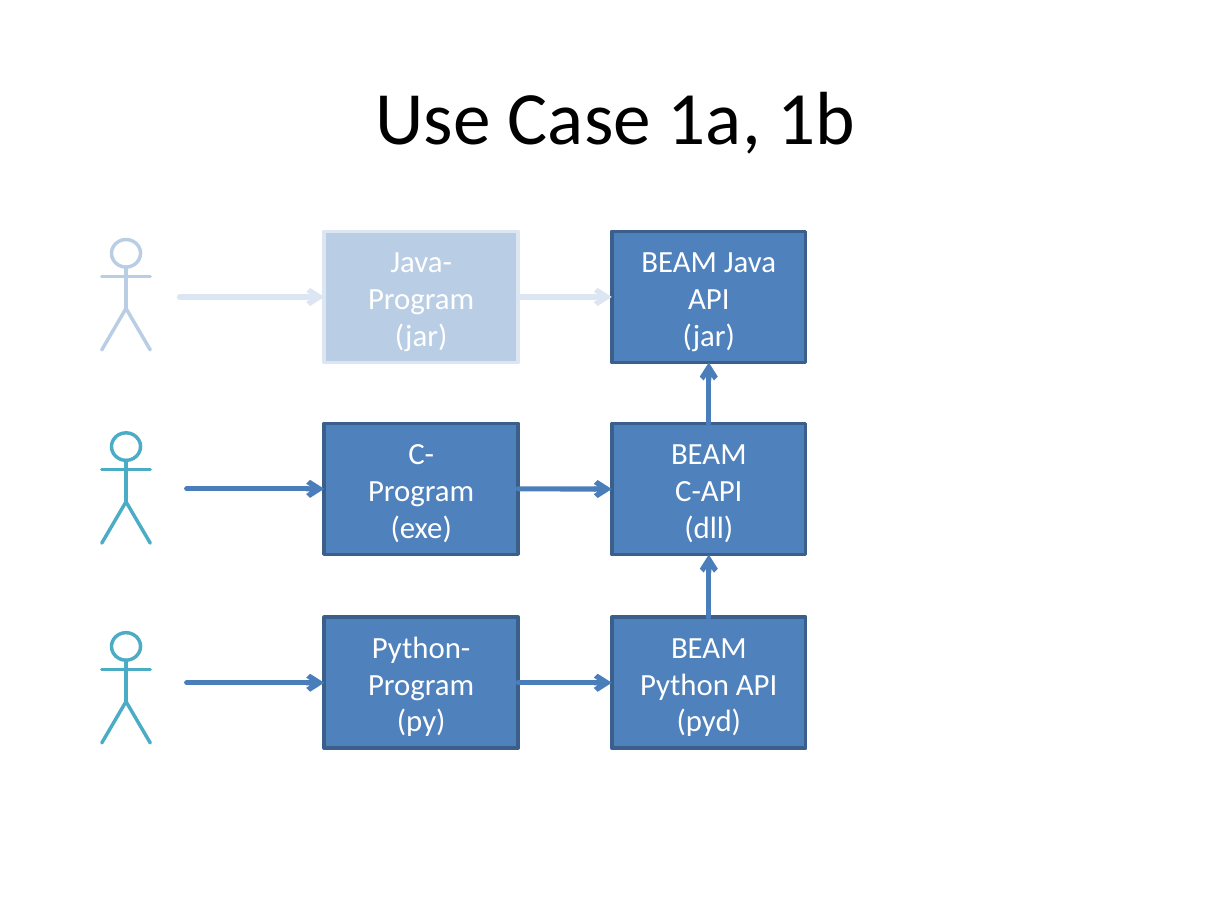
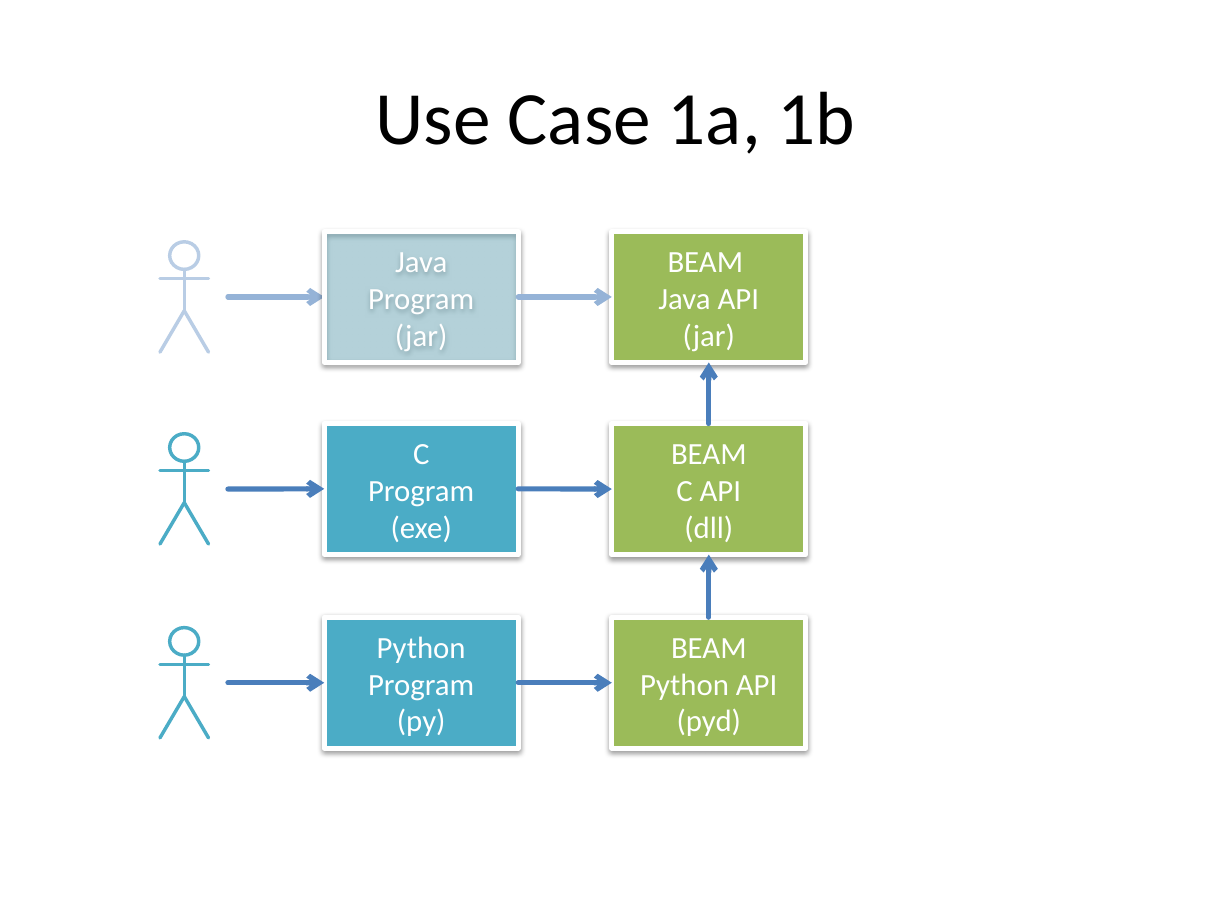
Before and after one commit to bcdev/beam-extapi, a slide deck: slide 3 of docs/beam-extapi.pptx. Drawn at 1232x924 pixels with LibreOffice and Linux fonts; fonts in the diff are those of the drawing. Boxes give left, top, right and bottom in pixels: in the first picture for what was removed or moved away, otherwise in the second. Text is boxed around its words. In the diff, an @@ line names an element or a change of style, - is before the commit and + after.

```diff
--- a/docs/beam-extapi.pptx
+++ b/docs/beam-extapi.pptx
@@ rectangle "Java Program" at (x1=324, y1=232, x2=517, y2=362): fill #B9CDE5 to #4BACC6 at 30% opacity; outline #DCE6F2 2 pt to #FFFFFF 3 pt; shadow on @@
@@ text in rectangle at (x1=368, y1=252, x2=474, y2=314): text changed @@
-Java-
-Program
+Java
+Program
@@ line moved from (126, 267) - (126, 308) to (185, 270) - (185, 310) @@
@@ arrow moved from (180, 297) - (324, 297) to (228, 297) - (324, 297) @@
@@ arrow (228, 297) - (324, 297): stroke #DCE6F2 3 pt to #95B3D7 3 pt @@
@@ arrow (519, 297) - (612, 297): stroke #DCE6F2 3 pt to #95B3D7 3 pt @@
@@ rectangle "C Program" at (x1=324, y1=424, x2=517, y2=554): fill #4F81BD to #4BACC6; outline #3A5F8C 2 pt to #FFFFFF 3 pt; shadow on @@
@@ text in rectangle at (x1=368, y1=444, x2=474, y2=507): text changed @@
-C-
-Program
+C
+Program
@@ text in rectangle at (x1=671, y1=444, x2=747, y2=501): text changed @@
-BEAM
-C-API
+BEAM
+C API
@@ 7 lines, 2 ellipses moved together from (x1=102, y1=239, x2=150, y2=543) to (x1=160, y1=241, x2=208, y2=545) @@
@@ arrow moved from (187, 489) - (324, 489) to (228, 489) - (324, 489) @@
@@ rectangle "Python Program" at (x1=324, y1=617, x2=517, y2=748): fill #4F81BD to #4BACC6; outline #3A5F8C 2 pt to #FFFFFF 3 pt; shadow on @@
@@ fill #4F81BD to #9BBB59; outline #3A5F8C 2 pt to #FFFFFF 3 pt; shadow on in 3 elements at (x1=612, y1=424, x2=806, y2=554), (x1=612, y1=232, x2=806, y2=362), (x1=612, y1=617, x2=806, y2=748) @@
@@ text in rectangle at (x1=368, y1=636, x2=474, y2=701): text changed @@
-Python-Program
+Python
+Program
@@ arrow moved from (187, 683) - (324, 683) to (228, 683) - (324, 683) @@
@@ 4 lines, 1 ellipse moved together from (x1=102, y1=632, x2=150, y2=743) to (x1=160, y1=627, x2=208, y2=738) @@
```
Also in this commit, not shown: 3 other slides changed, 8 other files.
